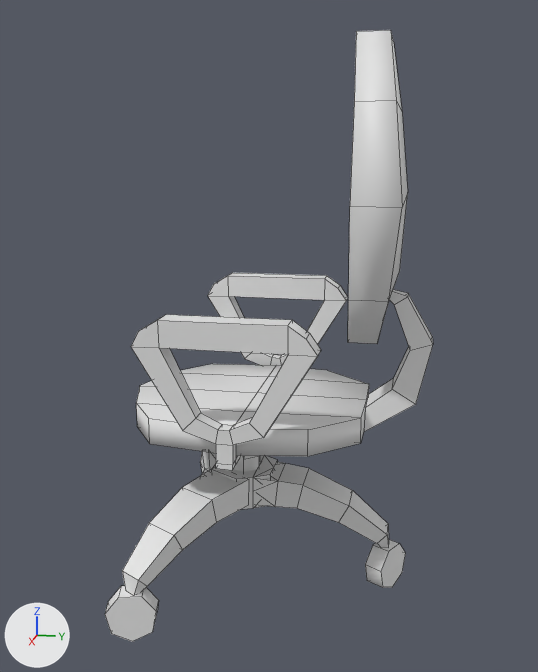
An edit to the FBX model Assets/Scenario/OrigenAssets/chair.FBX, drawn before and after from the same camera.
Camera for both pictures: a 50 mm lens placed at (56.6, 11.4, 34.9), pointed at (0.3, 0.1, 20.8). Lighting does not change. The marker at lower left points along +X, +Y and +Z. Mesh edges are drawn as thin lines.

Before the edit, the objects in view are built like this:
```python
me_mesh = bpy.data.meshes.new('Mesh')
me_mesh.from_pydata(...)  # 318 vertices, 299 faces; spans x -12.1..12.1, y -10.8..12.8, z 0.1..42.8
ob_chair = bpy.data.objects.new('chair', me_mesh)
ob_chair.location = (0.0, 0.0, 0.0)
```
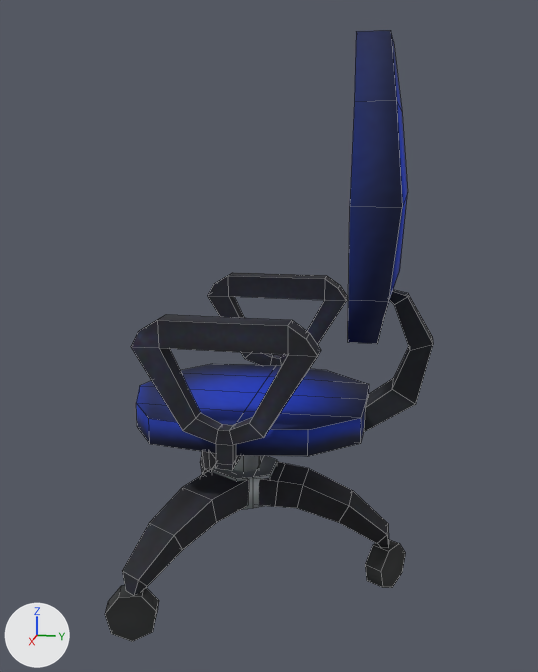
Edits to the bpy script that builds the scene:
```text
Add img_office_material_uvs_png:
    img_office_material_uvs_png = load_image('office_material_UVs.png', '_unpacked/office_material_UVs.png', 2048, 2048, 'sRGB')
Add mat_01___default:
    mat_01___default = principled_material('01 - Default')
    mat_01___default.texture = img_office_material_uvs_png  # with its transparency
    mat_01___default.roughness = 0.859
Change me_mesh:
    used by ob_chair; location = (0.0, 0.0, 0.0)
    remove me_mesh.from_pydata(...)  # 318 vertices, 299 faces; spans x -12.1..12.1, y -10.8..12.8, z 0.1..42.8
    add me_mesh.from_pydata(...)  # 304 vertices, 266 faces; spans x -12.1..12.1, y -10.8..12.8, z 0.1..42.8
    me_mesh part 1
    14 vertices are removed from x -1.7..2.4, y -2.3..0.6, z 7.0..13.2
    47 faces are deleted
    14 new faces join them
    me_mesh part 2: 252 faces spanning x -12.1..12.1, y -10.8..12.8, z 0.1..42.8 switch from no material to mat_01___default (picture img_office_material_uvs_png)
```

Pixel boxes (x1, y1, x2, y2) of what changed, in the pictures (538 x 672 px):
part 1 of me_mesh, cut back: (234, 456, 286, 508) in both
part 2 of me_mesh, recoloured: (105, 30, 433, 642) in both
